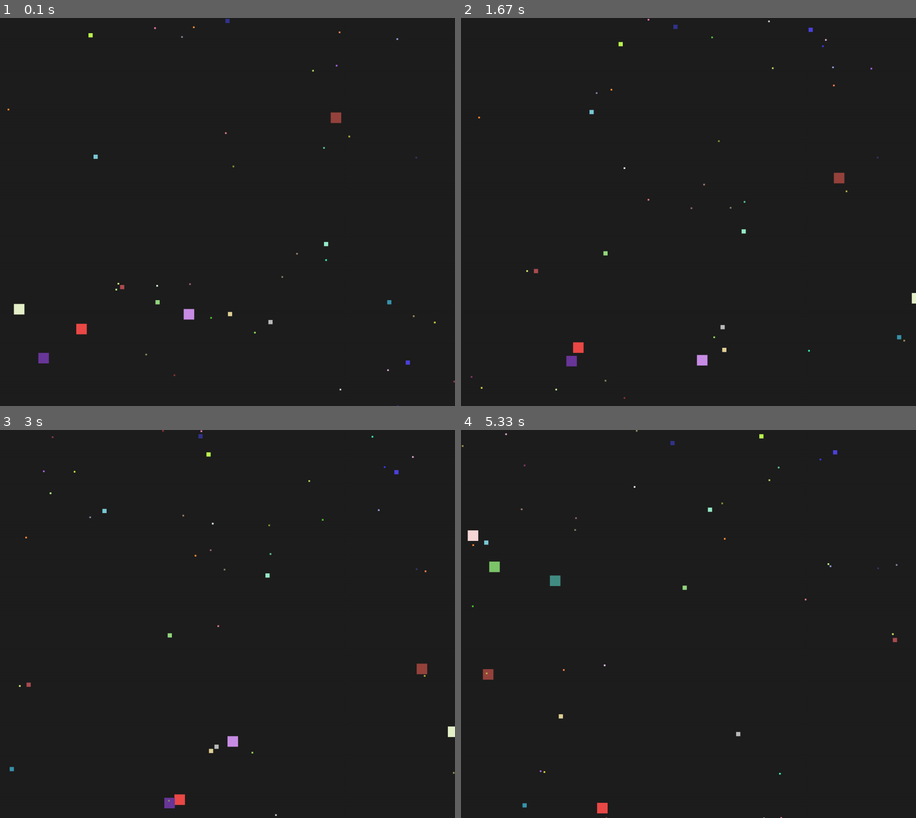
Above: before the commit, frames 1-4 (two rows, left to right).
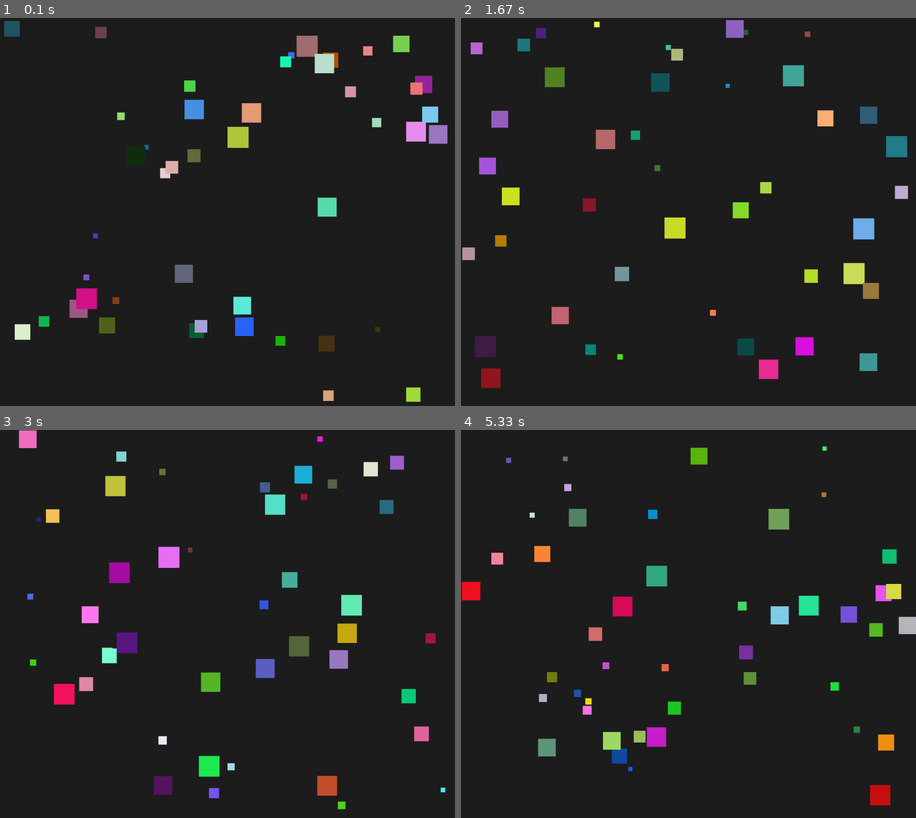
Above: after the commit, the same moments.

Repository: luc11Mhe/lab8-pygame
Game: pygame game, started from main.py
Same seed, same stepped clock (60 frames per second), same inputs: the game is played once before the commit and once after it.
Inputs:
- Up to frame 1 (0.1 s): no input
- Up to frame 2 (1.67 s): no input
- Up to frame 3 (3 s): no input
- Up to frame 4 (5.33 s): no input

The runs differ from the first frame. In frame 1, 5.7% of the frame differs, in the area x 0-100%, y 0-100%; in frame 2, 6.4%, in the area x 0-100%, y 0-99%; in frame 3, 6.3%; in frame 4, 5.4%.

Commit message:
exam: q5 - eating

Diff:
--- a/main.py
+++ b/main.py
@@ -7,7 +7,7 @@
 
 MIN_SIZE: int = 10
 MAX_SIZE: int = 50
-MAX_SPEED: int = 200
+MAX_SPEED: int = 120
 
 WIDTH: int = 1080
 HEIGHT: int = 920
@@ -21,26 +21,6 @@
 class Square:
     def __init__(self) -> None:
         self.reset()
-
-    def reset(self) -> None:
-        self.size: int = random.randint(MIN_SIZE, MAX_SIZE)
-
-        speed_fact: float = (MAX_SIZE - self.size) / (MAX_SIZE - MIN_SIZE + 1)
-        self.max_speed: float = max(1.0, MAX_SPEED * speed_fact)
-
-        self.x: float = float(random.randint(0, WIDTH - self.size))
-        self.y: float = float(random.randint(0, HEIGHT - self.size))
-
-        self.dx: float = random.choice([-1, 1]) * random.uniform(50, self.max_speed)
-        self.dy: float = random.choice([-1, 1]) * random.uniform(50, self.max_speed)
-
-        self.color: Tuple[int, int, int] = (
-            random.randint(50, 255),
-            random.randint(50, 255),
-            random.randint(50, 255),
-        )
-
-        self.life: float = random.uniform(5, 15)
 
     def move(self, dt: float) -> None:
 
@@ -95,6 +75,14 @@
         rect2 = pygame.Rect(other.x, other.y, other.size, other.size)
         return rect1.colliderect(rect2)
 
+    def eat(self, all_squares: List["Square"]) -> None:
+        for other in all_squares:
+            if other is self:
+                continue
+
+            if self.size > other.size and self.check_collision(other):
+                other.reset()
+
     def flee(self, all_squares: List["Square"], dt: float) -> None:
         for other in all_squares:
             if other is self:
@@ -144,30 +132,28 @@
         if self.life <= 0:
             self.reset()
 
-    def reset(self) -> None:
-        # to keep the same size
-        size = getattr(self, "size", random.randint(MIN_SIZE, MAX_SIZE))
-        self.size = size
-
-        speed_fact = (MAX_SIZE - self.size) / (MAX_SIZE - MIN_SIZE + 1)
-        self.max_speed = max(1.0, MAX_SPEED * speed_fact)
-
-        self.x = float(random.randint(0, WIDTH - self.size))
-        self.y = float(random.randint(0, HEIGHT - self.size))
-
-        self.dx = random.choice([-1, 1]) * random.uniform(50, self.max_speed)
-        self.dy = random.choice([-1, 1]) * random.uniform(50, self.max_speed)
-
-        self.color = (
-            random.randint(50, 255),
-            random.randint(50, 255),
-            random.randint(50, 255),
-        )
-
-        self.life = random.uniform(5, 15)
-
     def draw(self, surface: pygame.Surface) -> None:
         pygame.draw.rect(surface, self.color, (self.x, self.y, self.size, self.size))
+
+    def reset(self) -> None:
+        self.size: int = random.randint(MIN_SIZE, MAX_SIZE)
+
+        speed_fact: float = (MAX_SIZE - self.size) / (MAX_SIZE - MIN_SIZE + 1)
+        self.max_speed: float = max(1.0, MAX_SPEED * speed_fact)
+
+        self.x: float = float(random.randint(0, WIDTH - self.size))
+        self.y: float = float(random.randint(0, HEIGHT - self.size))
+
+        self.dx: float = random.choice([-1, 1]) * random.uniform(50, self.max_speed)
+        self.dy: float = random.choice([-1, 1]) * random.uniform(50, self.max_speed)
+
+        self.color: Tuple[int, int, int] = (
+            random.randint(10, 255),
+            random.randint(10, 255),
+            random.randint(10, 255),
+        )
+
+        self.life: float = random.uniform(5, 15)
 
 
 squares: List[Square] = []
@@ -202,6 +188,7 @@
 
     for square in squares:
         square.flee(squares, dt)
+        square.eat(squares)
 
     for square in squares:
         square.chasing(squares, dt)
@@ -210,6 +197,7 @@
         square.move(dt)
         square.check_collision(square)
         square.update_life(dt)
+        square.reset()
 
     for square in squares:
         square.draw(screen)
Not shown, changed: MY_EXAM.md
